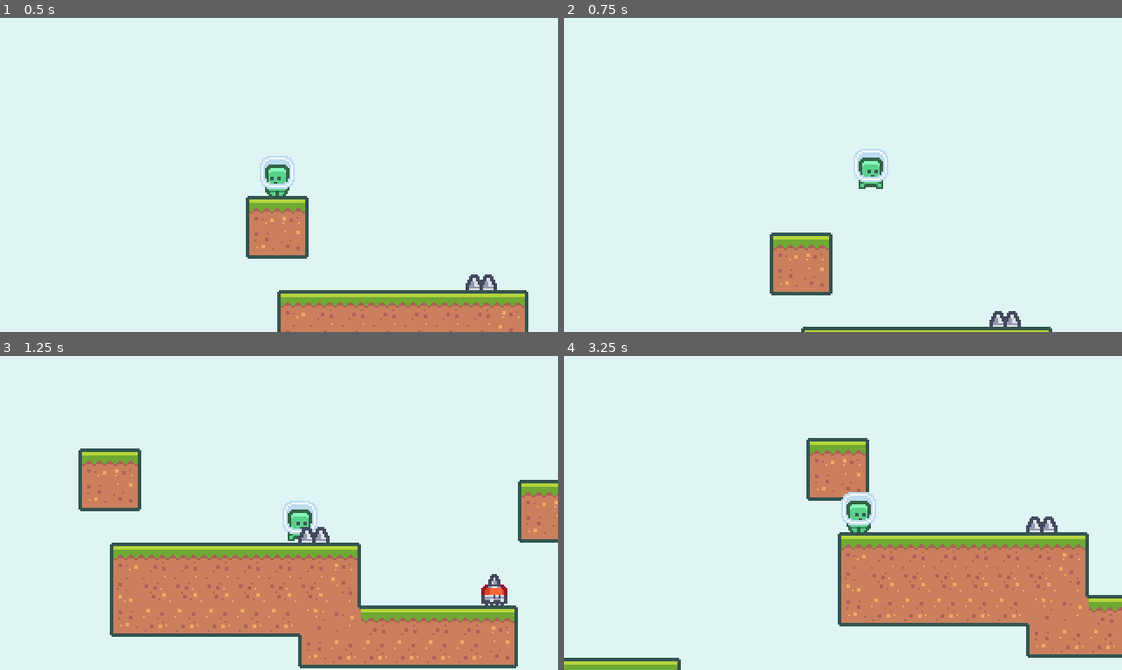
Above: before the commit, frames 1-4 (two rows, left to right).
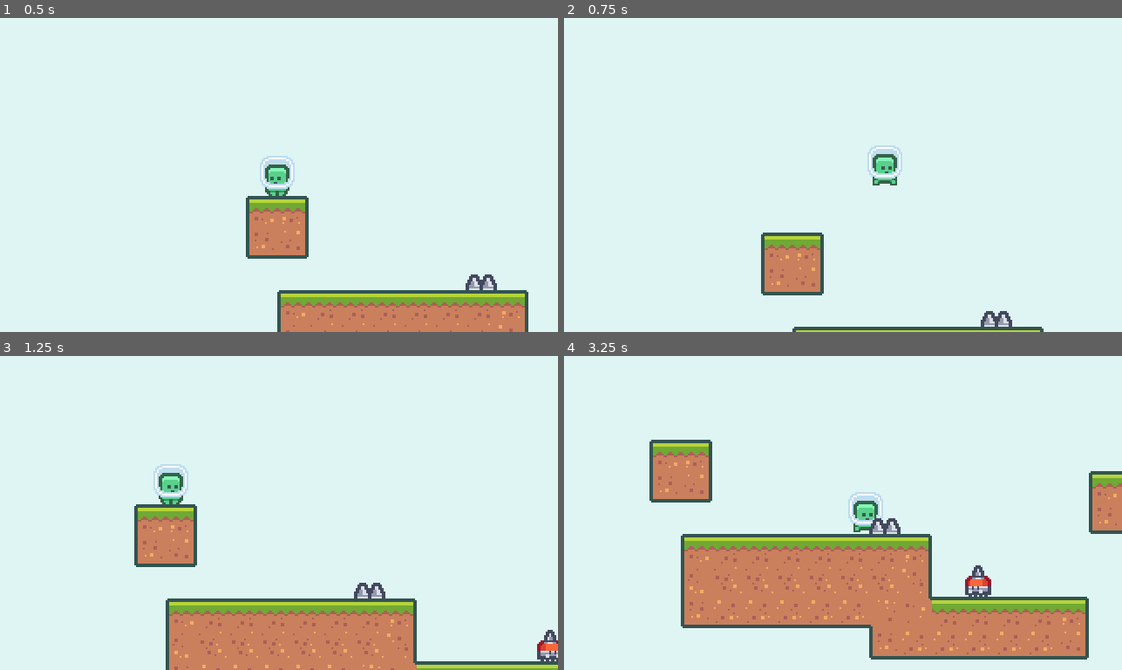
Above: after the commit, the same moments.

Repository: CodingVirus/Godot-Second-Game
Game: Godot game, scene res://scenes/BaseLevel.tscn
The game is run twice, just before and just after one commit, with the same random seed, the same clock (stepped at 60 frames per second) and the same inputs. This scene is started directly instead of the project's main scene.
Inputs:
- Up to frame 1 (0.5 s): no input
- Up to frame 2 (0.75 s): hold D (move_right) from 0.53 s (still down); hold W (jump) from 0.53 s (still down); tap Shift (dash) at 0.6 s
- Up to frame 3 (1.25 s): keep holding D (move_right); keep holding W (jump)
- Up to frame 4 (3.25 s): release W (jump) at 1.28 s; tap W (jump) at 1.35, 1.52, 1.82, 3.02 s; tap Shift (dash) at 1.55, 2.1, 2.85 s; release D (move_right) at 2.03 s; hold A (move_left) 2.03-2.78 s; hold W (jump) 2.03-2.78 s; hold D (move_right) from 2.78 s (still down)

Frame 1 is identical in both runs. In frame 2, 2.3% of the frame differs, in the area x 35-88%, y 40-100%; in frame 3, 26%; in frame 4, 29%, in the area x 0-100%, y 26-100%.

Commit message:
Update Player.gd

Diff:
--- a/scenes/Player.gd
+++ b/scenes/Player.gd
@@ -35,7 +35,7 @@
 	var moveVector = get_movement_vector()
 	velocity.x += moveVector.x * horizontalAcceleraton * delta
 	if (moveVector.x == 0):
-		velocity.x = lerp(0, velocity.x, pow(2, -5 * delta))
+		velocity.x = lerp(0, velocity.x, pow(2, -50 * delta))
 
 	velocity.x = clamp(velocity.x, -maxHorizontalSpeed, maxHorizontalSpeed)
 
@@ -66,12 +66,19 @@
 
 func process_dash(delta):
 	if (isStateNew):
-		velocity = Vector2(maxDashSpeed, 0)
+		$AnimatedSprite.play("jump")
+		var moveVector = get_movement_vector()
+		var velocityMod = 1
+		if (moveVector.x != 0):
+			velocityMod = sign(moveVector.x)
+		else:
+			velocityMod = 1 if $AnimatedSprite.flip_h else -1
+		velocity = Vector2(maxDashSpeed * velocityMod, 0)
 
 	velocity = move_and_slide(velocity, Vector2.UP)
-	velocity.x = lerp(0, velocity.x, pow(2, -20 * delta))
+	velocity.x = lerp(0, velocity.x, pow(2, -8 * delta))
 
-	if (velocity.x < minDashSpeed):
+	if (abs(velocity.x) < minDashSpeed):
 		call_deferred("change_state", State.NORMAL)
 
 func get_movement_vector():
